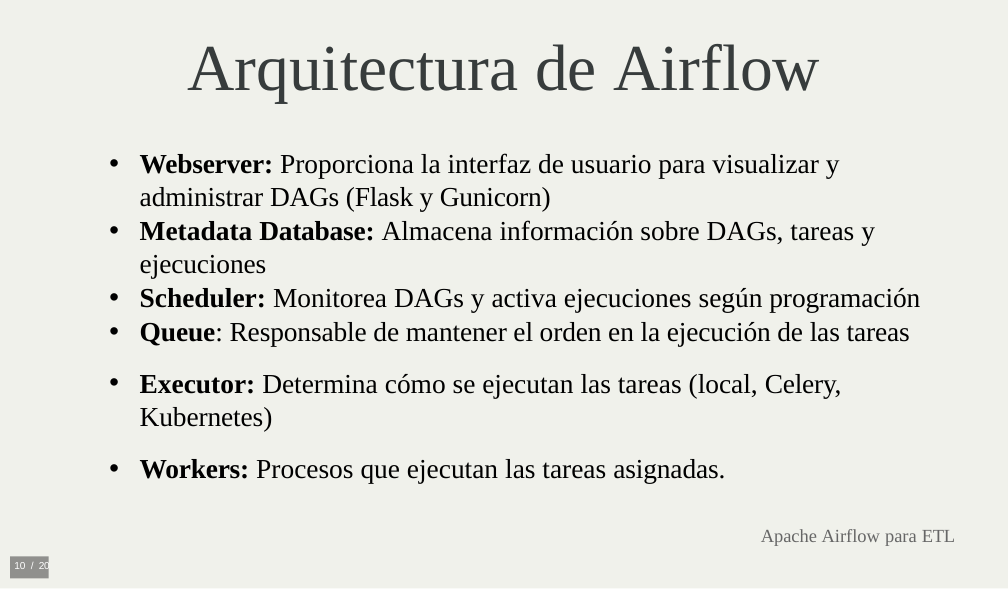
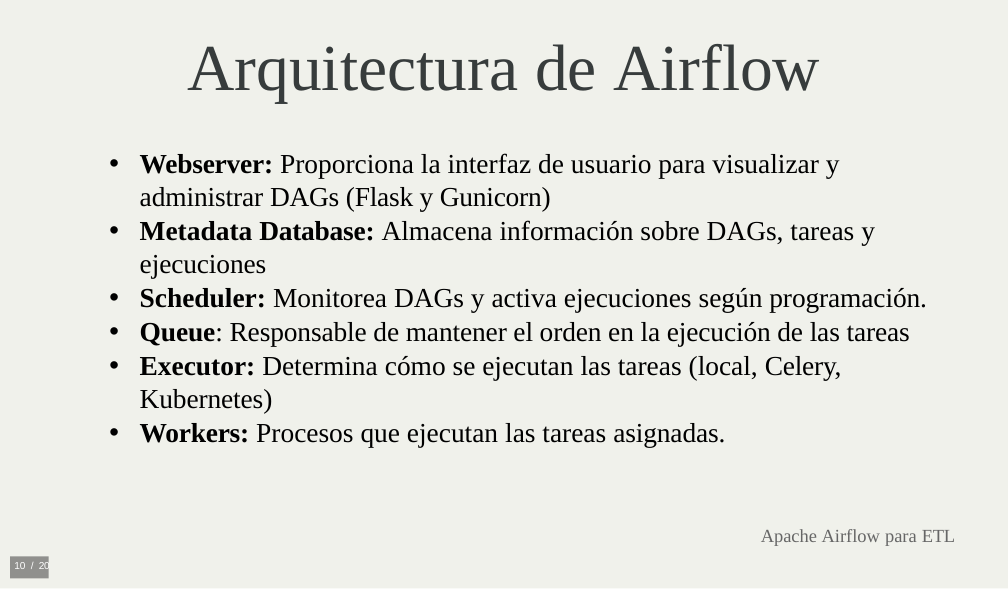
Before and after one commit to ronaldespinozaa/clase_airflow_etl, a slide deck: slide 10 of Apache_Airflow_para_ETL.pptx. Drawn at 1008x589 pixels with LibreOffice and Linux fonts; fonts in the diff are those of the drawing. Boxes give left, top, right and bottom in pixels: in the first picture for what was removed or moved away, otherwise in the second. Text is boxed around its words. In the diff, an @@ line names an element or a change of style, - is before the commit and + after.

```diff
--- a/Apache_Airflow_para_ETL.pptx
+++ b/Apache_Airflow_para_ETL.pptx
@@ text at [140, 288, 927, 312]: text changed @@
-• Scheduler: Monitorea DAGs y activa ejecuciones según programación
+• Scheduler: Monitorea DAGs y activa ejecuciones según programación.
@@ text at [140, 356, 842, 447]: less space between paragraphs @@
```
Also in this commit, not shown: 2 other slides changed.
